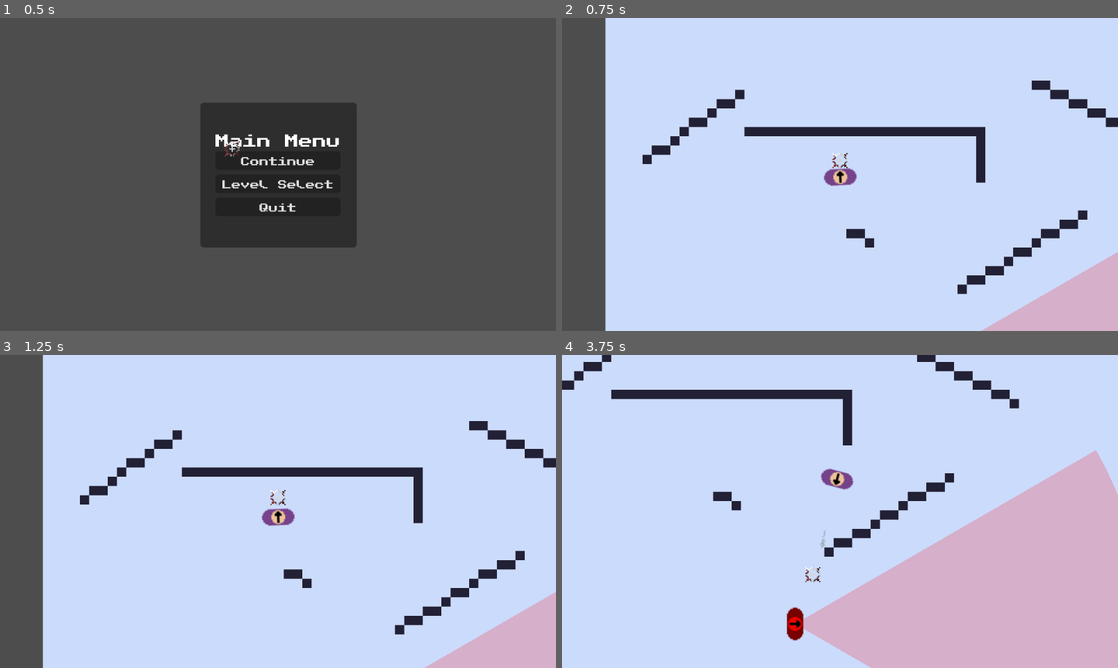
Above: before the commit, frames 1-4 (two rows, left to right).
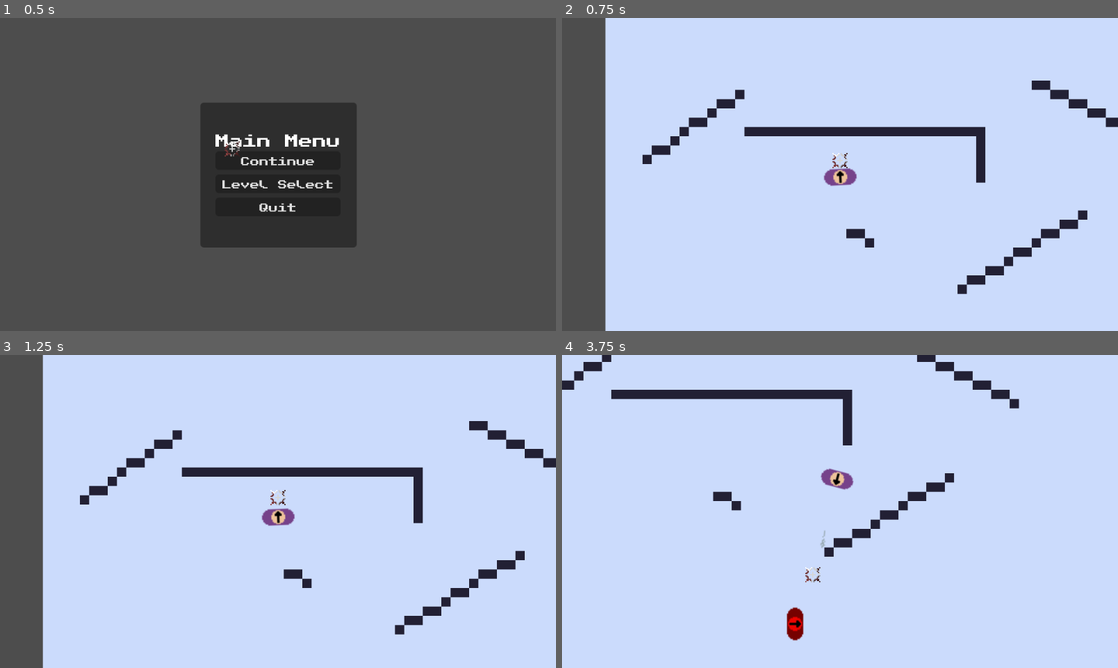
Above: after the commit, the same moments.

Repository: callumrann/gmtk-jam
Game: Godot game, scene res://scenes/main.tscn
The game is run twice, just before and just after one commit, with the same random seed, the same clock (stepped at 60 frames per second) and the same inputs. Sound files missing from this copy of the repository are replaced by a short silence.
Inputs (mouse positions are in pixels of both pictures, inside the frame that each line leads up to):
- Up to frame 1 (0.5 s): no input
- Up to frame 2 (0.75 s): click "Continue" at 0.5 s
- Up to frame 3 (1.25 s): no input
- Up to frame 4 (3.75 s): move the mouse to (962, 495) at 1.27 s; hold D (move_right) 1.28-2.03 s; click (962, 495) at 1.35 s; move the mouse to (728, 527) at 2.02 s; hold S (move_down) 2.03-2.78 s; right-click (728, 527) at 2.1 s; move the mouse to (895, 442) at 2.77 s; hold D (move_right) 2.78-3.53 s; click (895, 442) at 2.85 s; move the mouse to (812, 574) at 3.52 s; hold W (move_up) from 3.53 s (still down); right-click (812, 574) at 3.6 s

Frame 1 is identical in both runs. In frame 2, 3.1% of the frame differs, in the area x 75-100%, y 74-100%; in frame 3, 2.9%; in frame 4, 24%, in the area x 43-100%, y 30-100%.

Commit message:
feat: change vision cone to area2D + raycast, if bullet seen or hit by bullet move to position of shot

Diff:
--- a/project.godot
+++ b/project.godot
@@ -76,6 +76,8 @@
 2d_physics/layer_2="HurtPlayer"
 2d_physics/layer_3="HurtEnemy"
 2d_physics/layer_4="Listen"
+2d_physics/layer_5="IsPlayer"
+2d_physics/layer_6="BlockVision"
 
 [physics]
 
--- a/scenes/levels/level1.tscn
+++ b/scenes/levels/level1.tscn
@@ -22,7 +22,7 @@
 
 [sub_resource type="TileSet" id="TileSet_83ld5"]
 tile_size = Vector2i(8, 8)
-physics_layer_0/collision_layer = 1
+physics_layer_0/collision_layer = 33
 navigation_layer_0/layers = 1
 sources/0 = SubResource("TileSetAtlasSource_4tcl0")
 
--- a/scenes/things/bullet.tscn
+++ b/scenes/things/bullet.tscn
@@ -3,8 +3,9 @@
 [ext_resource type="Texture2D" uid="uid://xky7jixg7xlr" path="res://assets/sprites/bullet.png" id="1_cmncp"]
 [ext_resource type="Script" uid="uid://nrshbyt53tvr" path="res://scripts/things/bullet.gd" id="1_qwocu"]
 
-[sub_resource type="CircleShape2D" id="CircleShape2D_qwocu"]
+[sub_resource type="CapsuleShape2D" id="CapsuleShape2D_taauc"]
 radius = 2.0
+height = 10.0
 
 [sub_resource type="SpriteFrames" id="SpriteFrames_tebl0"]
 animations = [{
@@ -22,8 +23,9 @@
 script = ExtResource("1_qwocu")
 
 [node name="CollisionShape2D" type="CollisionShape2D" parent="." unique_id=854320617]
-position = Vector2(6, 0)
-shape = SubResource("CircleShape2D_qwocu")
+position = Vector2(3, 0)
+rotation = 1.5707964
+shape = SubResource("CapsuleShape2D_taauc")
 debug_color = Color(0.9578864, 0.16581842, 0.32240024, 0.41960785)
 
 [node name="AnimatedSprite2D" type="AnimatedSprite2D" parent="." unique_id=993252015]
--- a/scenes/things/enemy.tscn
+++ b/scenes/things/enemy.tscn
@@ -22,6 +22,9 @@
 radius = 6.0
 height = 26.0
 
+[sub_resource type="ConvexPolygonShape2D" id="ConvexPolygonShape2D_tebl0"]
+points = PackedVector2Array(0, 0, 300, 100, 300, -100)
+
 [node name="Enemy" type="CharacterBody2D" unique_id=251549957]
 collision_layer = 9
 script = ExtResource("1_taauc")
@@ -42,6 +45,18 @@
 shape = SubResource("CapsuleShape2D_ebmdi")
 debug_color = Color(0.2502731, 0.6246552, 0.34603867, 0.41960785)
 
+[node name="VisionCone" type="Area2D" parent="." unique_id=441568546]
+collision_layer = 0
+collision_mask = 20
+
+[node name="CollisionShape2D" type="CollisionShape2D" parent="VisionCone" unique_id=1953225920]
+shape = SubResource("ConvexPolygonShape2D_tebl0")
+debug_color = Color(0.2502731, 0.6246552, 0.34603867, 0.41960785)
+
+[node name="RayCast2D" type="RayCast2D" parent="VisionCone" unique_id=1347643024]
+collision_mask = 52
+collide_with_areas = true
+
 [node name="BulletSpawnerLeft" type="Marker2D" parent="." unique_id=225566511]
 position = Vector2(7, -8)
 
--- a/scenes/things/player.tscn
+++ b/scenes/things/player.tscn
@@ -36,7 +36,7 @@
 sprite_frames = SubResource("SpriteFrames_3hlh7")
 
 [node name="Hurtbox" type="Area2D" parent="." unique_id=706970332]
-collision_layer = 0
+collision_layer = 16
 collision_mask = 2
 
 [node name="CollisionShape2D" type="CollisionShape2D" parent="Hurtbox" unique_id=2098933394]
--- a/scripts/things/bullet.gd
+++ b/scripts/things/bullet.gd
@@ -1,7 +1,8 @@
 extends Area2D
 
+@onready var shot_position: Vector2 = position
+
 const k_speed: float = 200
-
 var despawn_timer: float = 5.0 # only matters if shot outside
 
 func _physics_process(delta: float) -> void:
@@ -15,3 +16,6 @@
 func _on_body_entered(body: Node2D) -> void:
 	if body.get_class() == "TileMapLayer":
 		queue_free()
+
+func get_shot_position() -> Vector2:
+	return shot_position
--- a/scripts/things/enemy.gd
+++ b/scripts/things/enemy.gd
@@ -3,8 +3,8 @@
 @onready var navigation_agent: NavigationAgent2D = $"Navigation/NavigationAgent2D"
 @onready var player: Node2D = $"../../Player"
 
-const k_vision_range: float = 300.0
-const k_vision_angle_degrees: float = 60.0
+@onready var vision_cone: Area2D = $"VisionCone"
+@onready var vision_ray: RayCast2D = $"VisionCone/RayCast2D"
 
 const k_move_speed: float = 50.0
 const k_turn_speed: float = 10.0
@@ -15,8 +15,7 @@
 	await get_tree().physics_frame
 
 func _physics_process(delta):
-	if _check_vision():
-		navigation_agent.target_position = player.global_position
+	_check_vision()
 
 	if navigation_agent.is_navigation_finished():
 		velocity = Vector2.ZERO
@@ -27,53 +26,35 @@
 	direction = navigation_agent.get_next_path_position() - global_position
 	direction = direction.normalized()
 
-	var target_angle = direction.angle()
+	var target_angle = (navigation_agent.target_position - global_position).angle()
 	rotation = lerp_angle(rotation, target_angle, k_turn_speed * delta)
 
 	velocity = direction * k_move_speed
 	move_and_slide()
 
-func _check_vision() -> bool:
-	var to_player: Vector2 = player.global_position - global_position
-	var distance: float = to_player.length()
-	if distance > k_vision_range:
-		return false
+func _check_vision() -> void:
+	var overlapping_areas: Array[Area2D] = vision_cone.get_overlapping_areas()
+	for area in overlapping_areas:
+		_wall_check(area)
 
-	var facing_dir: Vector2 = Vector2.RIGHT.rotated(rotation)
-	var angle_to_player: float = rad_to_deg(facing_dir.angle_to(to_player.normalized()))
+func _wall_check(area: Area2D) -> void:
+	vision_ray.target_position = area.global_position - global_position
+	vision_ray.rotation = -rotation # kinda cheese
+	vision_ray.force_raycast_update()
 
-	if abs(angle_to_player) > k_vision_angle_degrees / 2.0:
-		return false
-
-	var query = PhysicsRayQueryParameters2D.create(global_position, player.global_position)
-	query.collision_mask = 1
-	var result = get_world_2d().direct_space_state.intersect_ray(query)
-
-	if result and result.collider != player:
-		return false
-
-	return true
-
-func _draw() -> void:
-	var facing_dir: Vector2 = Vector2.RIGHT.rotated(rotation)
-	var half_angle: float = deg_to_rad(k_vision_angle_degrees / 2.0)
-	var points: PackedVector2Array = PackedVector2Array()
-	points.append(Vector2.ZERO)
-
-	var segments: int = 16
-	for i in range(segments + 1):
-		var angle: float = -half_angle + (half_angle * 2.0 * i / segments)
-		var point: Vector2 = facing_dir.rotated(angle) * k_vision_range
-		points.append(point)
-
-	var color = Color(1, 0, 0, 0.2)
-	draw_colored_polygon(points, color)
+	if vision_ray.is_colliding(): # will collide with wall first if present
+		var collider = vision_ray.get_collider()
+		if collider == area:
+			if area.has_method("get_shot_position"):
+				navigation_agent.target_position = area.get_shot_position()
+			else:
+				navigation_agent.target_position = player.global_position
 
 func on_gunshot_heard() -> void:
 	navigation_agent.target_position = player.global_position
 
 func _on_hurtbox_area_entered(area: Area2D) -> void:
 	health -= 1
-	on_gunshot_heard()
+	navigation_agent.target_position = area.get_shot_position()
 	if health <= 0:
 		queue_free()
--- a/scripts/things/player.gd
+++ b/scripts/things/player.gd
@@ -59,7 +59,7 @@
 			print("no more right bullets")
 
 func _alert_nearby_enemies(origin: Vector2) -> void:
-	var overlapping_areas = gun_noise.get_overlapping_areas()
+	var overlapping_areas: Array[Area2D]  = gun_noise.get_overlapping_areas()
 	for area in overlapping_areas:
 		area.get_parent().on_gunshot_heard()
 
@@ -69,5 +69,4 @@
 	move_and_slide()
 
 # consider bullet inside player
-# enemy vision cone and moving to where last seen
 # enemies moving if see dead body or bullet
